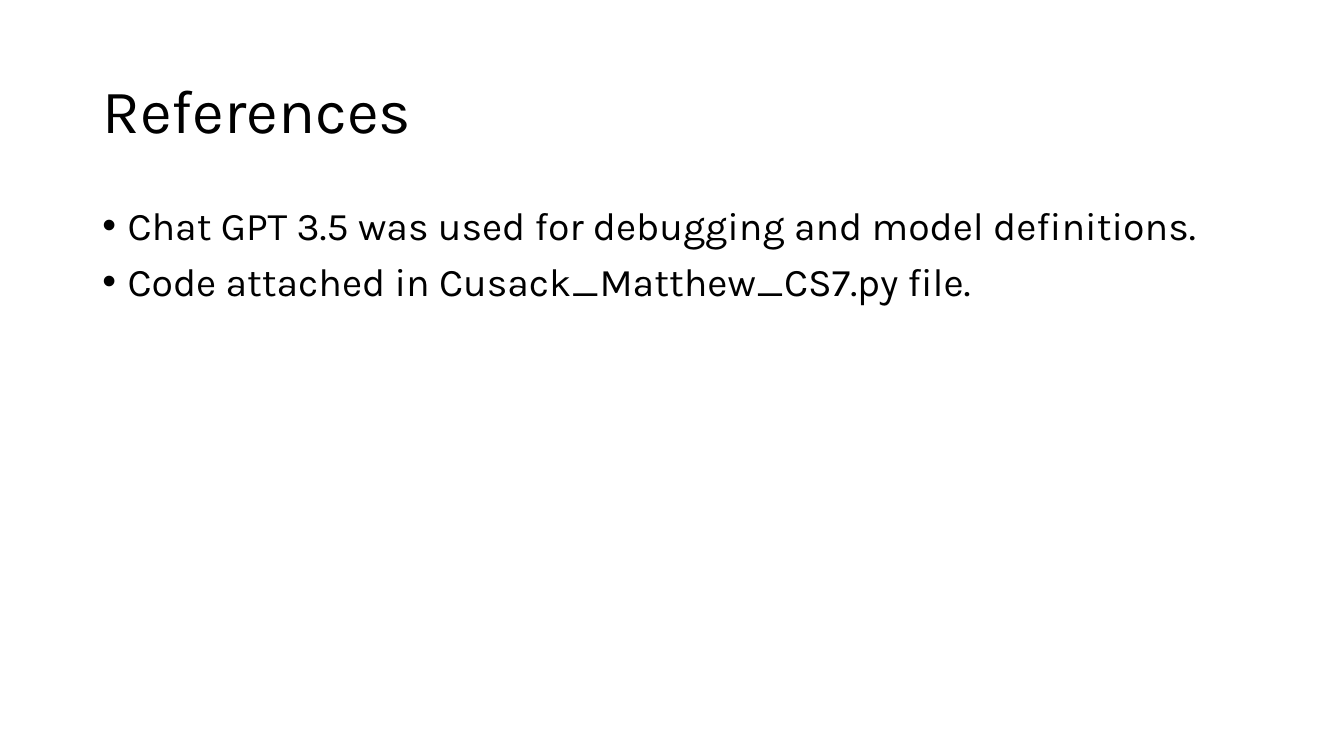
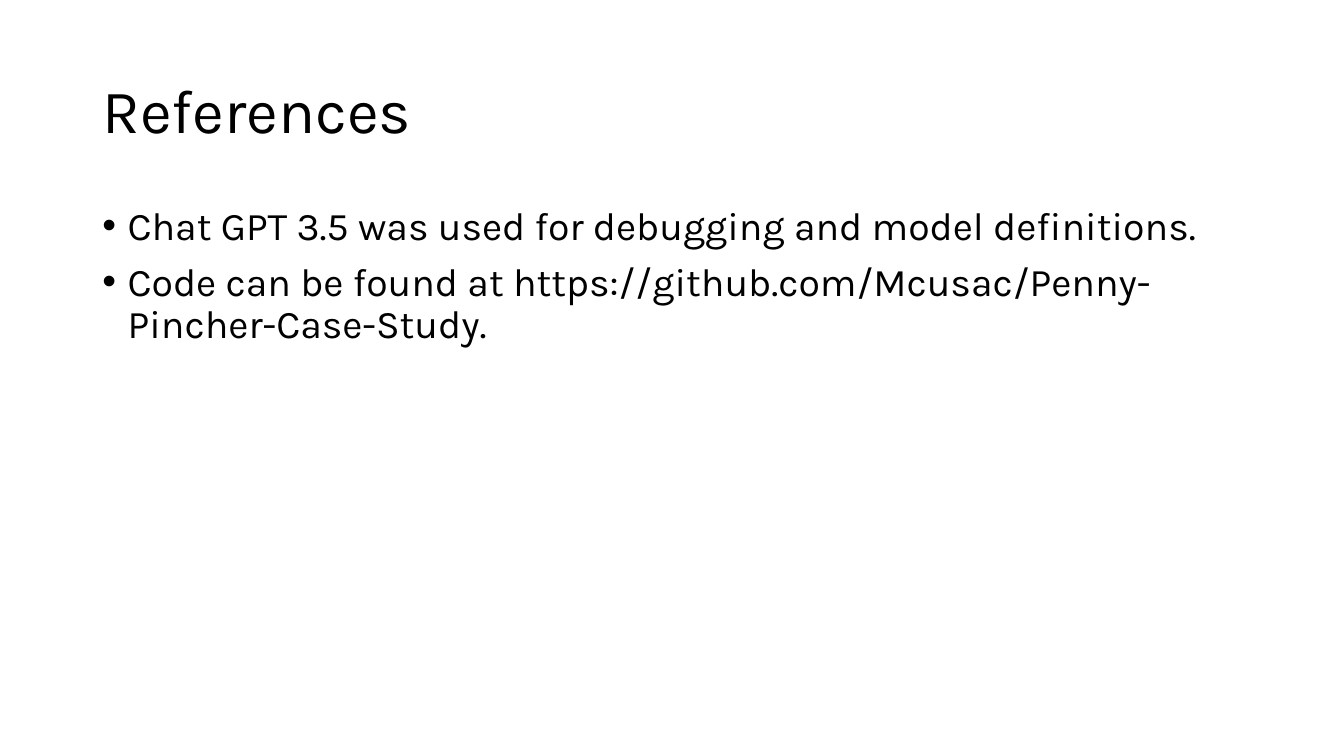
Before and after one commit to Mcusac/Case-Study-X, a slide deck: slide 17 of Cusack_Matthew_CaseStudy7.pptx (slide 14 before the commit). Drawn at 1344x756 pixels with LibreOffice and Linux fonts; fonts in the diff are those of the drawing. Boxes give left, top, right and bottom in pixels: in the first picture for what was removed or moved away, otherwise in the second. Text is boxed around its words. In the diff, an @@ line names an element or a change of style, - is before the commit and + after.

```diff
--- a/Cusack_Matthew_CaseStudy7.pptx
+++ b/Cusack_Matthew_CaseStudy7.pptx
@@ text at [128,267,1150,348]: text changed @@
-• Code attached in Cusack_Matthew_CS7.py file.
+• Code can be found at https://github.com/Mcusac/Penny-Pincher-Case-Study.
```
Also in this commit, not shown: 9 other slides changed, 6 slides added, 3 slides removed, 15 other files.
